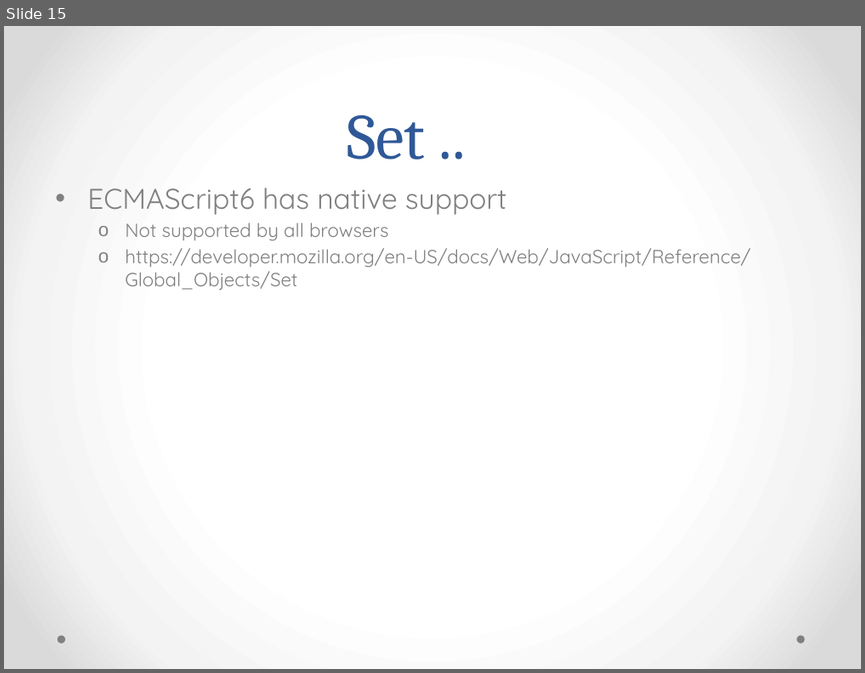
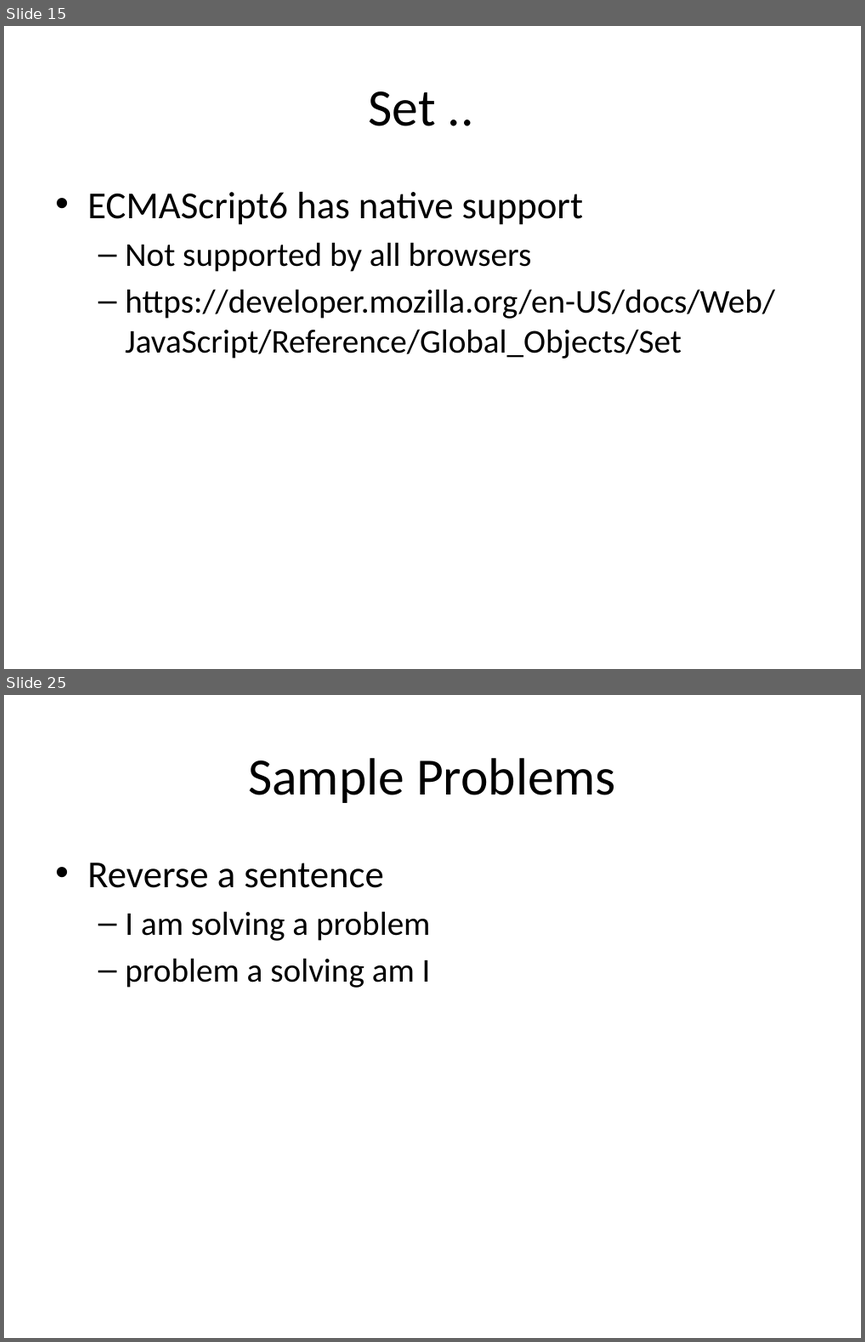
Before and after one commit to rajeshcs/jstalk, a slide deck: JavascriptDS.pptx. Shown one above the other, each under a label of ours: slide 15 before the commit, slides 15 and 25 after it; the slides between them are not shown. The pictures are 865x673 and 865x1342 pixels, drawn with LibreOffice and Linux fonts; fonts in the diff are those of the drawing. Boxes give left, top, right and bottom in pixels: in the first picture for what was removed or moved away, otherwise in the second. Text is boxed around its words. In the diff, an @@ line names an element or a change of style, - is before the commit and + after.

```diff
--- a/JavascriptDS.pptx
+++ b/JavascriptDS.pptx
@@ slide 25 added at (4,695,861,1338), background #FFFFFF @@
@@ title added at (248,758,616,803), 44 pt, text #000000 @@
+Sample Problems
@@ text added at (87,862,431,987), 28 pt, text #000000 @@
+• Reverse a sentence
+  – I am solving a problem
+  – problem a solving am I
@@ slide 15 changed as well @@
@@ background gradient #FFFFFF to #F4F4F4 to #DADADA to #FFFFFF @@
@@ title "Set ..": place and size @@
-title "Set .." at (347,115,425,159)
+title "Set .." at (368,91,435,126)
@@ title "Set .." at (368,91,435,126): size 54 to 44 pt, font Cambria to Calibri, text colour #2F5897 to #000000; line spacing 58pt to 1; vertical alignment bottom to middle @@
@@ text "ECMAScript6 has native support" at (87,192,775,358): size 24 to 32 pt in "ECMAScript6 has native support"; font Quicksand to Calibri, text colour #808080 to #000000; size 16 to 28 pt in "Not supported by all browsers", "https://developer.mozilla.org/en-US/docs/Web/JavaScript/Refe ..."; more space between paragraphs; bullet o to – @@
@@ ellipse removed at (57,635,65,643) @@
@@ ellipse removed at (796,635,804,643) @@
```
Also in this commit, not shown: 20 other slides changed, 6 other slides added.
